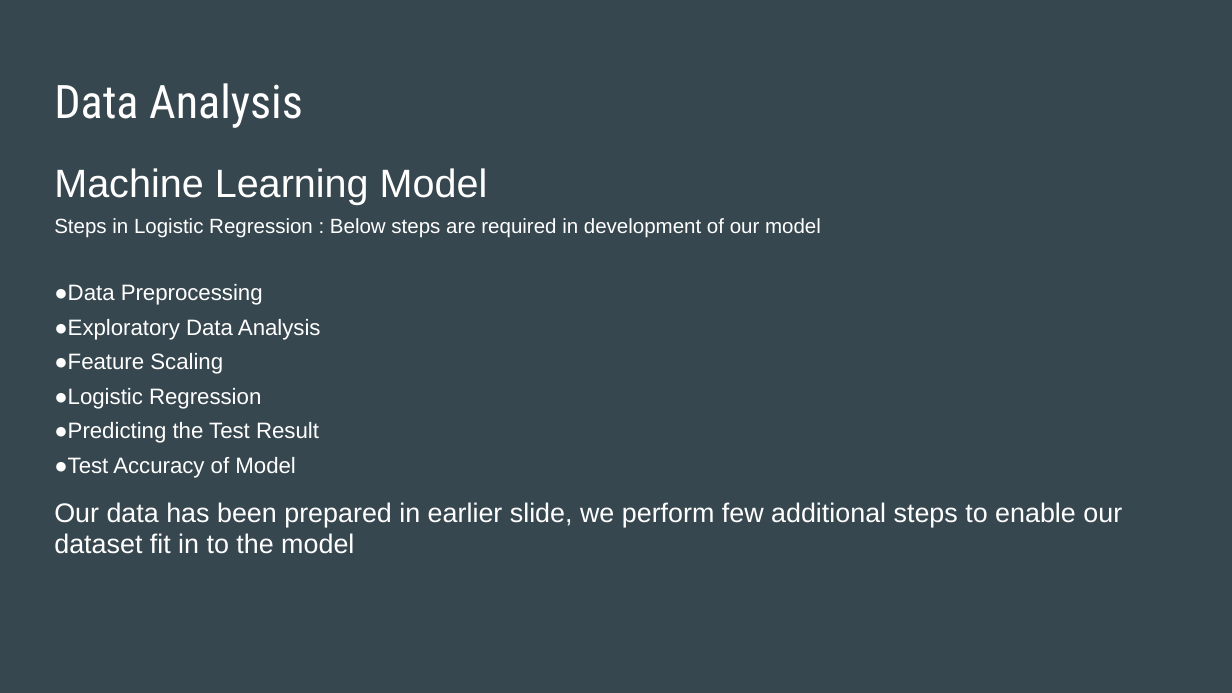
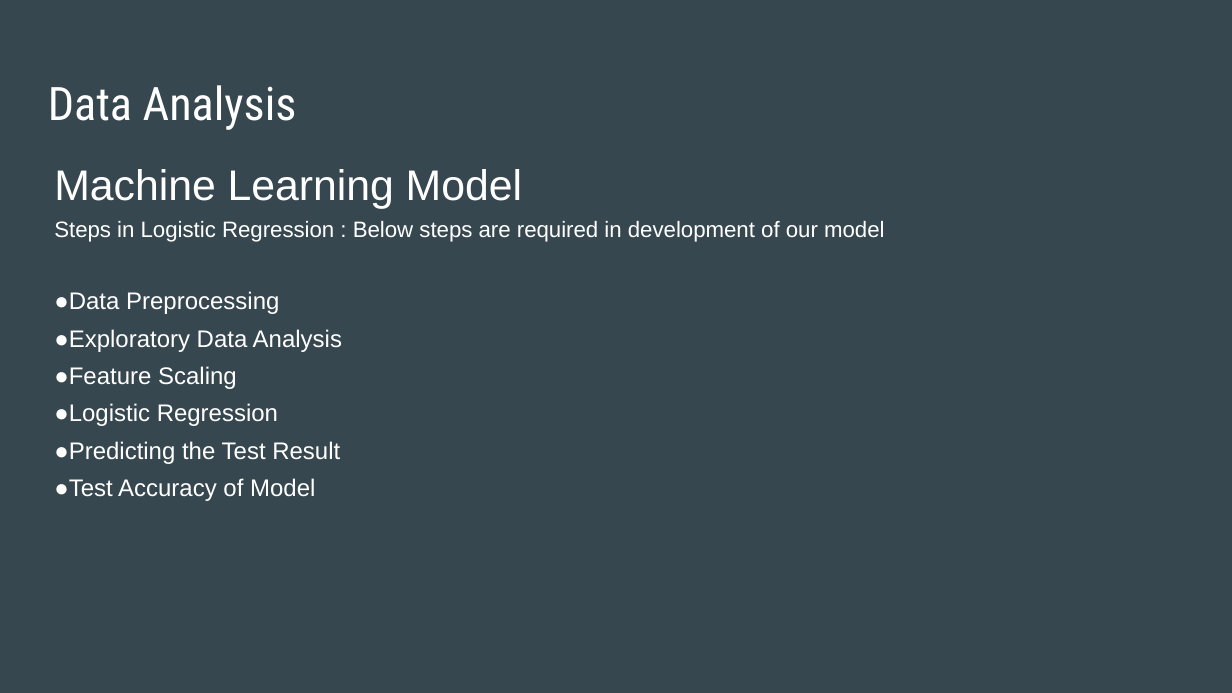
Before and after one commit to daniduce/Final-Project, a slide deck: slide 13 of Weather Patterns.pptx. Drawn at 1232x693 pixels with LibreOffice and Linux fonts; fonts in the diff are those of the drawing. Boxes give left, top, right and bottom in pixels: in the first picture for what was removed or moved away, otherwise in the second. Text is boxed around its words. In the diff, an @@ line names an element or a change of style, - is before the commit and + after.

Commit message:
update

```diff
--- a/Weather Patterns.pptx
+++ b/Weather Patterns.pptx
@@ title "Data Analysis": place and size @@
-title "Data Analysis" at [54,83,303,128]
+title "Data Analysis" at [48,85,297,130]
@@ text "Machine Learning Model" at [54,169,884,501]: size 23.1 to 25 pt in "Machine Learning Model"; size 12 to 13 pt in "Steps in Logistic Regression : Below steps ..."; size 12.9 to 14 pt in "●Data Preprocessing", "●Exploratory Data Analysis", "●Feature Scaling", "●Logistic Regression" and 2 more places @@
@@ text at [54,502,1122,554]: paragraph removed @@
-Our data has been prepared in earlier slide, we perform few additional steps to enable our dataset fit in to the model
```
Also in this commit, not shown: 6 other slides changed.
